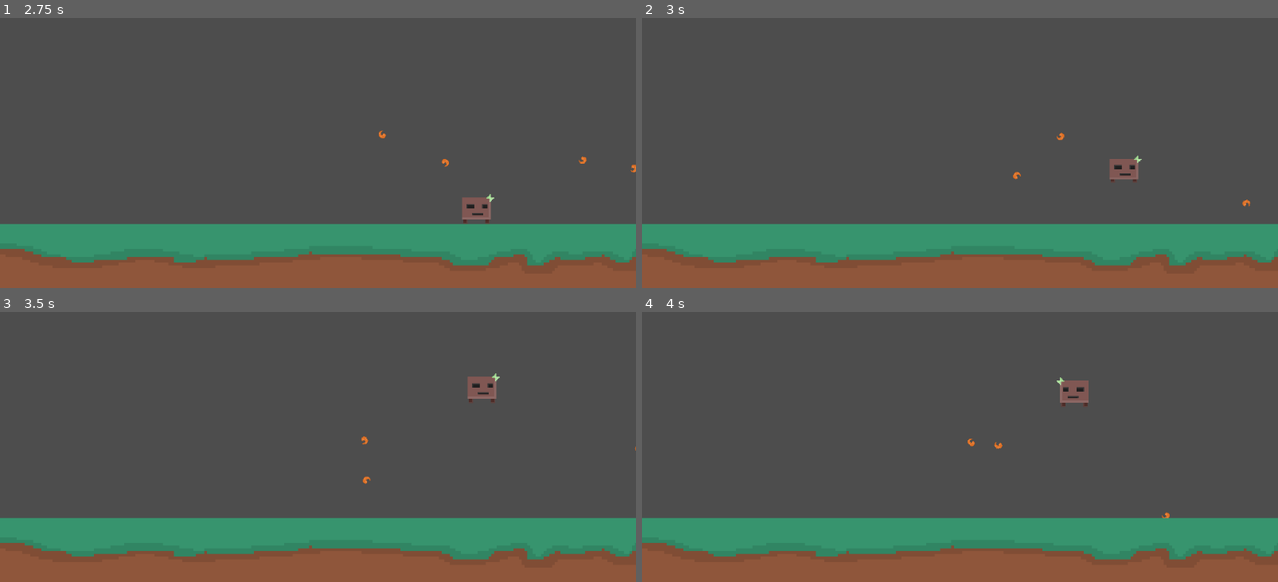
Above: before the commit, frames 1-4 (two rows, left to right).
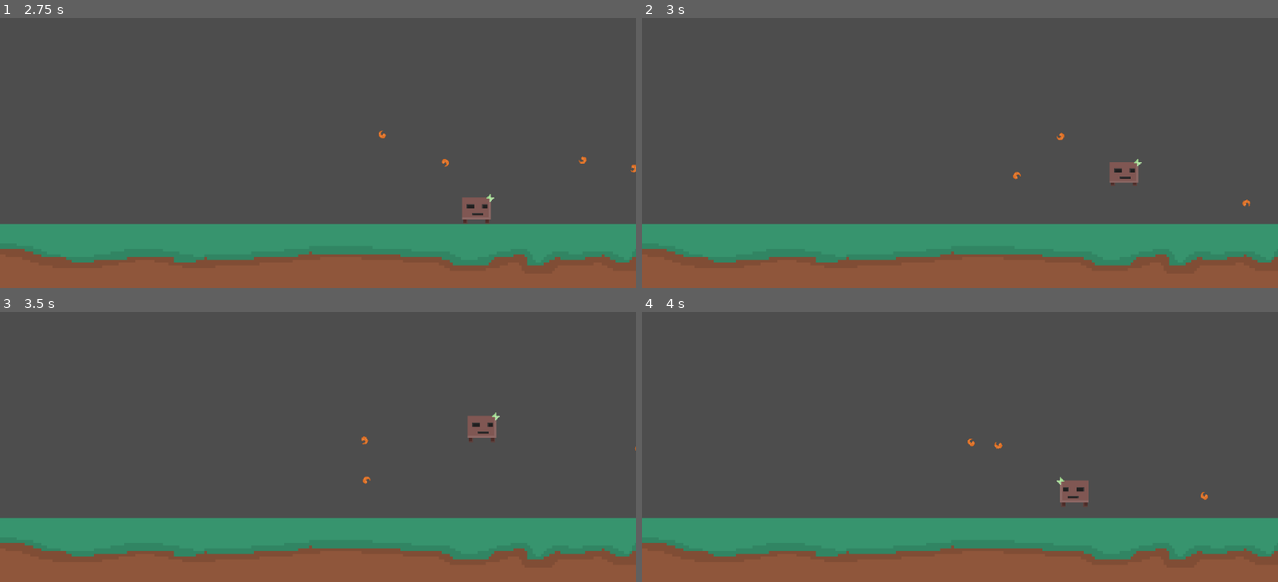
Above: after the commit, the same moments.

Repository: Fireball9670/Jump-and-Run
Game: Godot game, scene res://scenes/levels/level.tscn
Two runs of this game, one before a commit and one after it. Both use one fixed random seed, a clock stepped at 60 frames per second and the inputs below.
Inputs (mouse positions are in pixels of both pictures, inside the frame that each line leads up to):
- Up to frame 1 (2.75 s): move the mouse to (457, 90) at 0.52 s; press the mouse at (457, 90) at 0.53 s; hold D (right) 0.53-1.28 s; move the mouse to (190, 126) at 1.27 s; release the mouse at (190, 126) at 1.28 s; hold Down (down) 1.28-2.03 s; click (190, 126) at 1.35 s; tap Enter at 2 s; move the mouse to (381, 31) at 2.02 s; press the mouse at (381, 31) at 2.03 s; hold D (right) from 2.03 s (still down)
- Up to frame 2 (3 s): move the mouse to (928, 180) at 2.77 s; release D (right) at 2.78 s; release the mouse at (928, 180) at 2.78 s; hold Up (up) from 2.78 s (still down); click (928, 180) at 2.85 s
- Up to frame 3 (3.5 s): keep holding Up (up)
- Up to frame 4 (4 s): move the mouse to (1150, 457) at 3.52 s; release Up (up) at 3.53 s; press the mouse at (1150, 457) at 3.53 s; hold Left (left) from 3.53 s (still down)

Frame 1 is identical in both runs. In frame 2, 0.2% of the frame differs, in the area x 73-79%, y 51-62%; in frame 3, 0.8%; in frame 4, 0.8%, in the area x 65-89%, y 24-77%.

Commit message:
fireballs ignore player collision

Diff:
--- a/scenes/player/player.gd
+++ b/scenes/player/player.gd
@@ -28,14 +28,13 @@
 func _physics_process(delta):
 	var direction = Input.get_vector("left","right","up","down")
 	if Input.is_action_just_pressed("up"):
-		gravity = 300.0
+		gravity = 600.0
 		velocity.y = -400
 	elif Input.is_action_just_released("up"):
 		gravity = 1000.0
 	else:
 		velocity.y += delta * gravity
 	velocity.x = direction.x * WALKSPEED
-	var motion = velocity * delta
 	move_and_slide()
 
 
